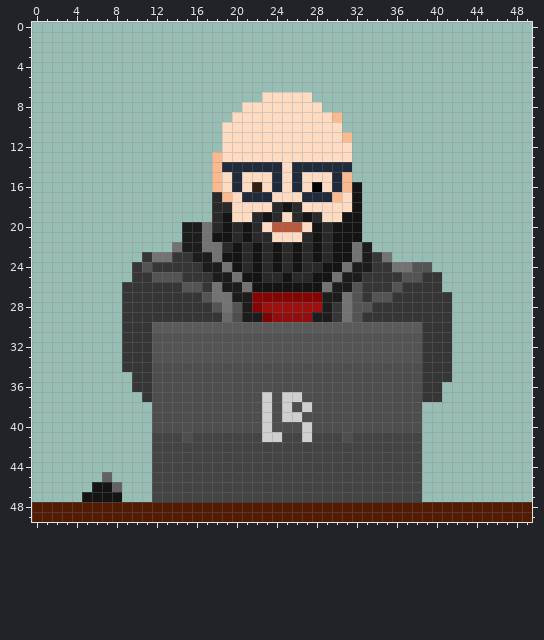
Edited in one commit: pixel-art sprite (avatar-pixel.png). Above: the version before the commit.
The file is 200x200 pixels, drawn in blocks of 4x4; one block is one cell here. Colours within 5 levels of each other are drawn and written as one.
New version:
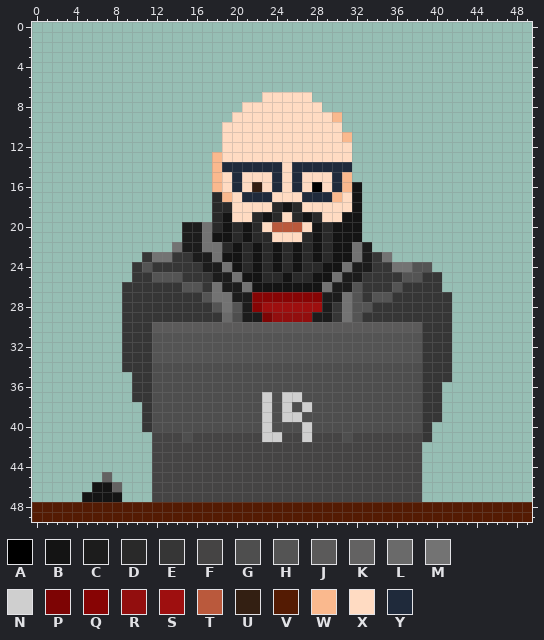
Palette (. is transparent): A #000000  B #141414  C #1c1c1c  D #292929  E #363636  F #454444  G #4e4e4e  H #545454  J #5b5a5a  K #636262  L #6a6a6a  M #737373  N #cfcfcf  P #7d0404  Q #870404  R #920e0e  S #9e0f0f  T #ba593c  U #331f12  V #541b03  W #fab98e  X #ffdbc2  Y #1f2a3b
Edits made:
@@ x 8..42 @@
 36 ..EEGGGGGGGGGGGGGGGGGGGGGGGGGGGEE..
-37 ...EGGGGGGGGGGGNGNNGGGGGGGGGGGGEE..
-38 ....GGGGGGGGGGGNGNGNGGGGGGGGGGG....
-39 ....GGGGGGGGGGGNGNNGGGGGGGGGGGG....
-40 ....GGGGGGGGGGGNGGGNGGGGGGGGGGG....
-41 ....FFFGFFFFFFFNNFFNFFFGFFFFFFF....
+37 ..EEGGGGGGGGGGGNGNNGGGGGGGGGGGGEE..
+38 ...EGGGGGGGGGGGNGNGNGGGGGGGGGGGEE..
+39 ...EGGGGGGGGGGGNGNNGGGGGGGGGGGGEE..
+40 ...EGGGGGGGGGGGNGGGNGGGGGGGGGGGE...
+41 ....FFFGFFFFFFFNNFFNFFFGFFFFFFFE...
 42 ....FFFFFFFFFFFFFFFFFFFFFFFFFFF....
Changed places in both pictures, as pixel boxes (x1, y1, x2, y2):
added: (132, 392, 152, 432)
added: (422, 402, 442, 442)
